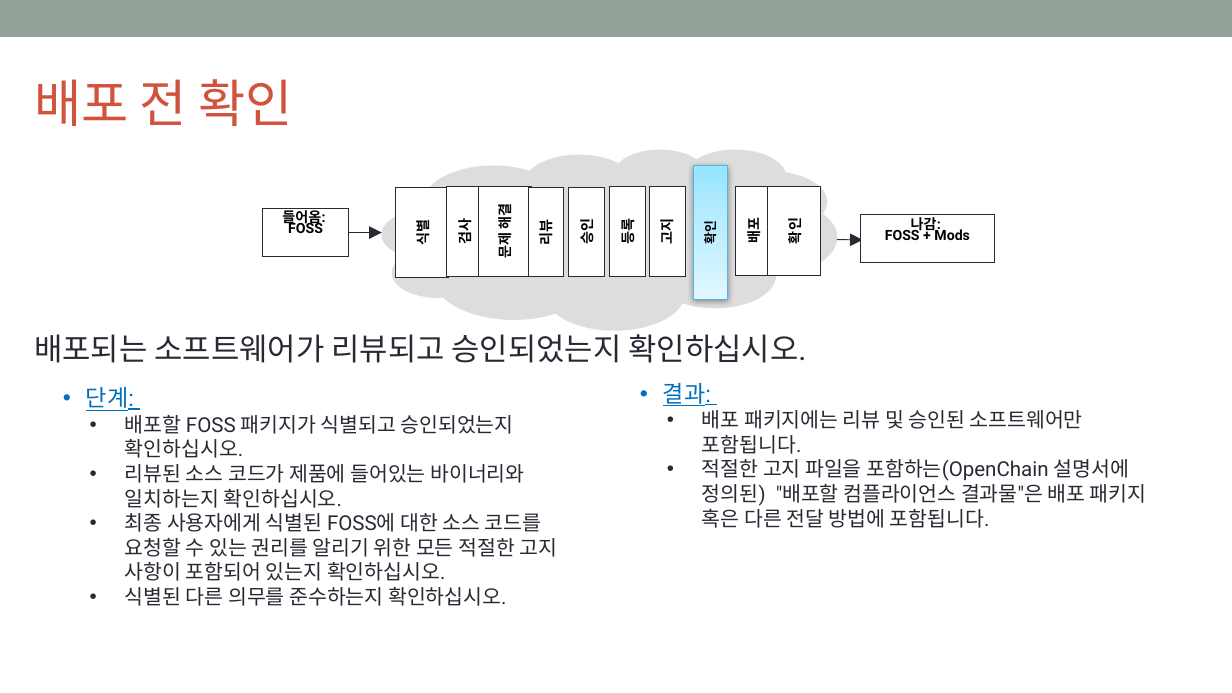
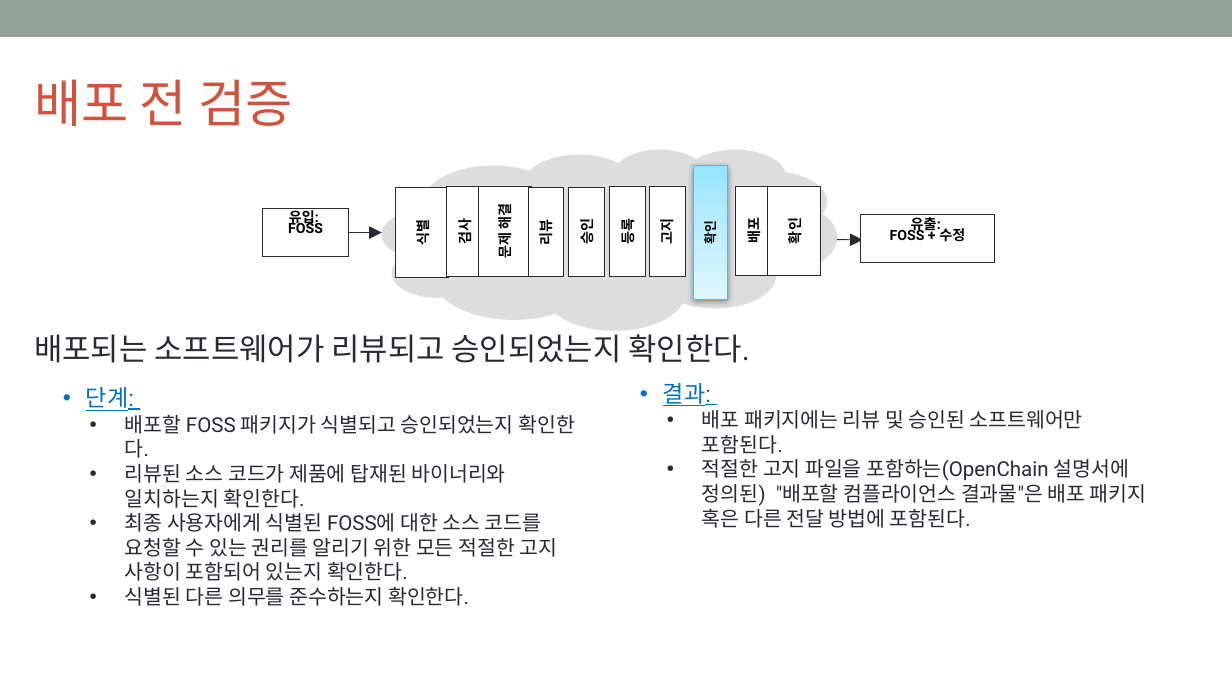
Before and after one commit to OpenChain-KWG/Curriculum-Translation-KR, a slide deck: slide 64 of target/slides/openchain-curriculum-for-1-1.pptx. Drawn at 1232x693 pixels with LibreOffice and Linux fonts; fonts in the diff are those of the drawing; background and template pictures are left out. Boxes give left, top, right and bottom in pixels: in the first picture for what was removed or moved away, otherwise in the second. Text is boxed around its words. In the diff, an @@ line names an element or a change of style, - is before the commit and + after.

```diff
--- a/target/slides/openchain-curriculum-for-1-1.pptx
+++ b/target/slides/openchain-curriculum-for-1-1.pptx
@@ text at bbox=[34, 79, 293, 126]: text changed @@
-배포 전 확인
+배포 전 검증
@@ text in rectangle at bbox=[289, 208, 319, 226]: text changed @@
-들어옴:
+유입:
@@ text in rectangle at bbox=[890, 215, 965, 242]: text changed @@
-나감:
-FOSS + Mods
+유출:
+FOSS + 수정
@@ text at bbox=[34, 334, 749, 363]: text changed @@
-배포되는 소프트웨어가 리뷰되고 승인되었는지 확인하십시오.
+배포되는 소프트웨어가 리뷰되고 승인되었는지 확인한다.
@@ text at bbox=[125, 415, 575, 606]: text changed @@
-• 배포할 FOSS 패키지가 식별되고 승인되었는지 확인하십시오.
-• 리뷰된 소스 코드가 제품에 들어있는 바이너리와 일치하는지 확인하십시오.
-• 최종 사용자에게 식별된 FOSS에 대한 소스 코드를 요청할 수 있는 권리를 알리기 위한 모든 적절한 고지 사항이 포함되어 있는지 확인하십시오.
-• 식별된 다른 의무를 준수하는지 확인하십시오.
+• 배포할 FOSS 패키지가 식별되고 승인되었는지 확인한다.
+• 리뷰된 소스 코드가 제품에 탑재된 바이너리와 일치하는지 확인한다.
+• 최종 사용자에게 식별된 FOSS에 대한 소스 코드를 요청할 수 있는 권리를 알리기 위한 모든 적절한 고지 사항이 포함되어 있는지 확인한다.
+• 식별된 다른 의무를 준수하는지 확인한다.
@@ text at bbox=[702, 410, 1147, 528]: text changed @@
-• 배포 패키지에는 리뷰 및 승인된 소프트웨어만 포함됩니다.
-• 적절한 고지 파일을 포함하는(OpenChain 설명서에 정의된) "배포할 컴플라이언스 결과물"은 배포 패키지 혹은 다른 전달 방법에 포함됩니다.
+• 배포 패키지에는 리뷰 및 승인된 소프트웨어만 포함된다.
+• 적절한 고지 파일을 포함하는(OpenChain 설명서에 정의된) "배포할 컴플라이언스 결과물"은 배포 패키지 혹은 다른 전달 방법에 포함된다.
```
Also in this commit, not shown: 53 other slides changed, 14 slides added, 14 slides removed, 8 other files.
